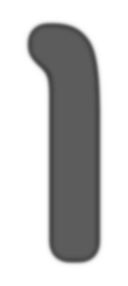
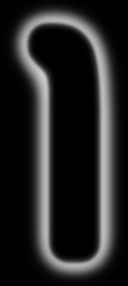
Comparing the layer stacks of the two 128 x 286 images. Changes:
showed "Layer 1" over [0, 0, 128, 286]